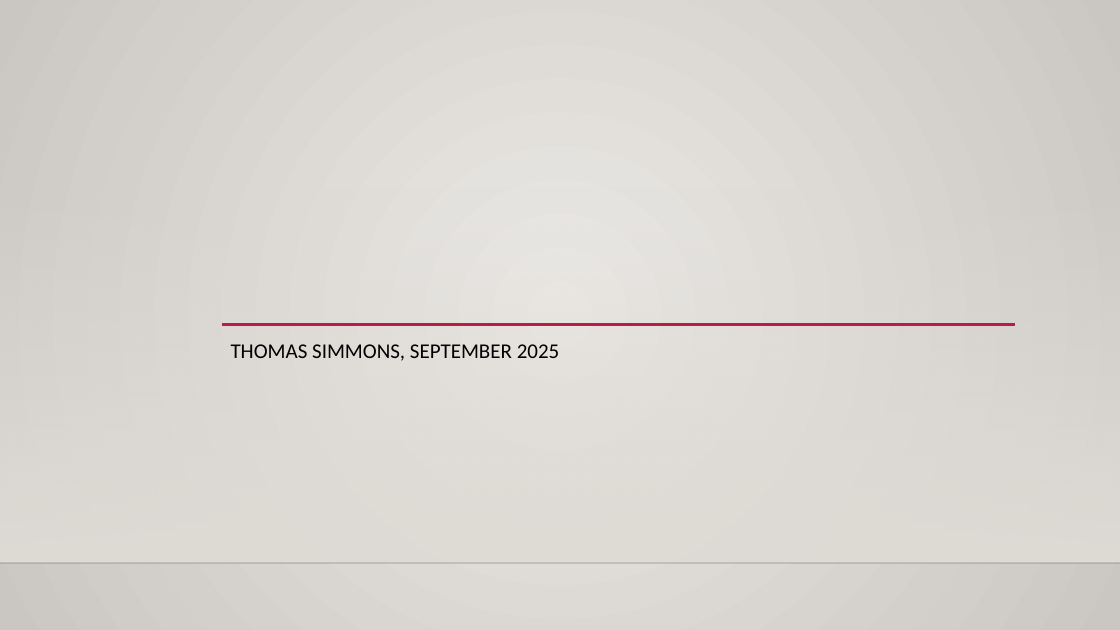
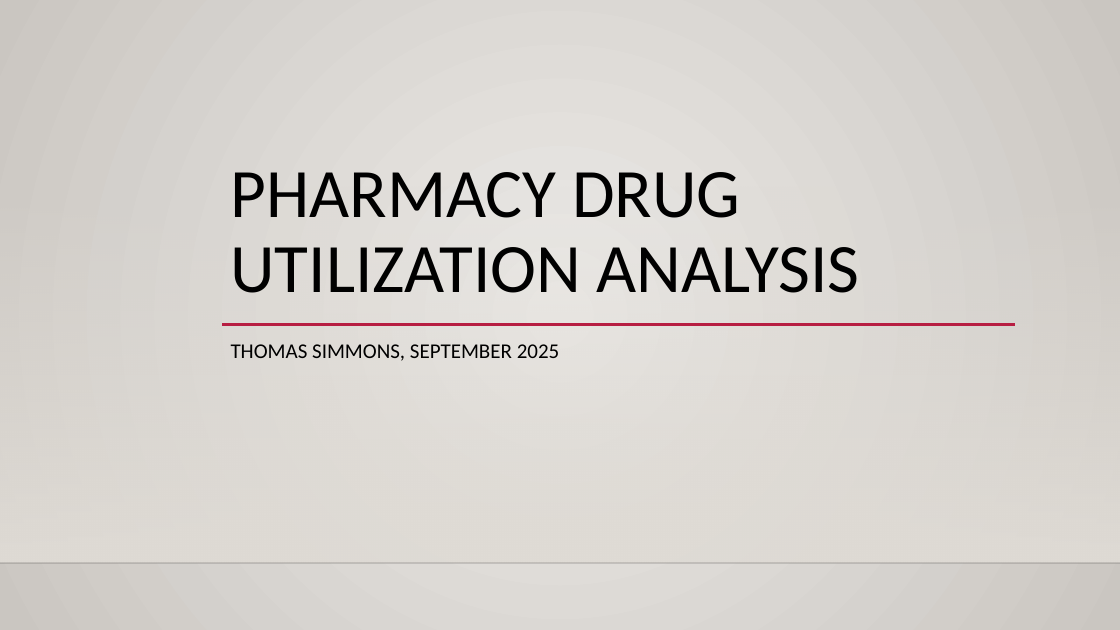
Before and after one commit to tcsimm/pharmacy-drug-utilization, a slide deck: slide 1 of analysis_presentation.pptx. Drawn at 1120x630 pixels with LibreOffice and Linux fonts; fonts in the diff are those of the drawing; background and template pictures are left out. Boxes give left, top, right and bottom in pixels: in the first picture for what was removed or moved away, otherwise in the second. Text is boxed around its words. In the diff, an @@ line names an element or a change of style, - is before the commit and + after.

Commit message:
presentation updates

```diff
--- a/analysis_presentation.pptx
+++ b/analysis_presentation.pptx
@@ title added at [231, 172, 860, 293], 59.4 pt, text #000000 @@
+PHARMACY DRUG UTILIZATION ANALYSIS
```
Also in this commit, not shown: 2 slides added.
